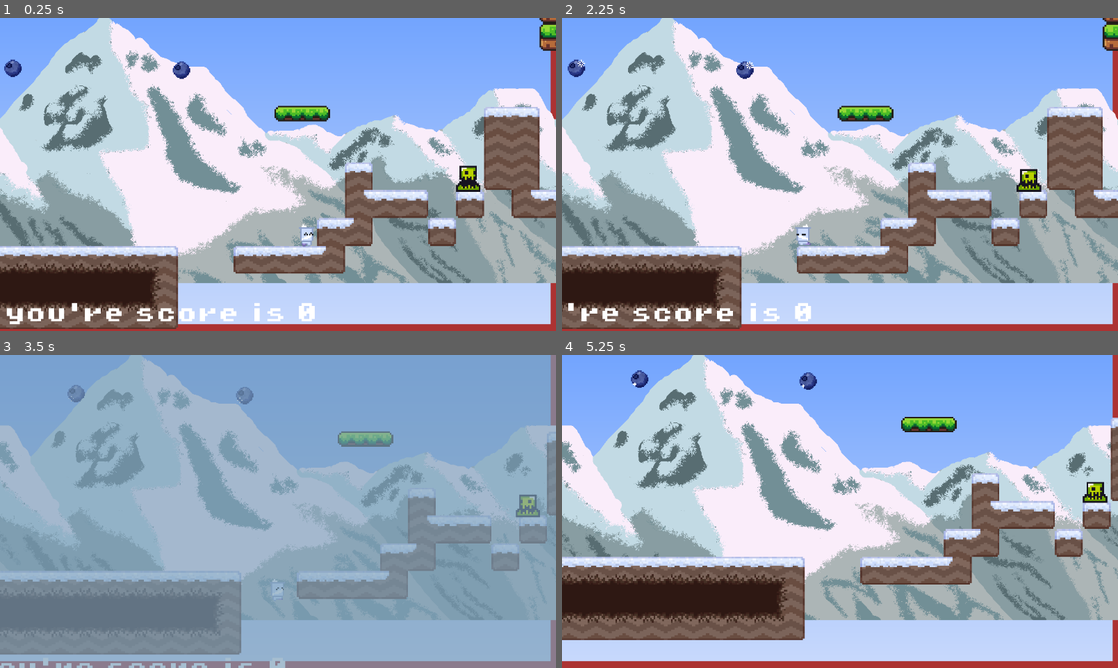
Above: before the commit, frames 1-4 (two rows, left to right).
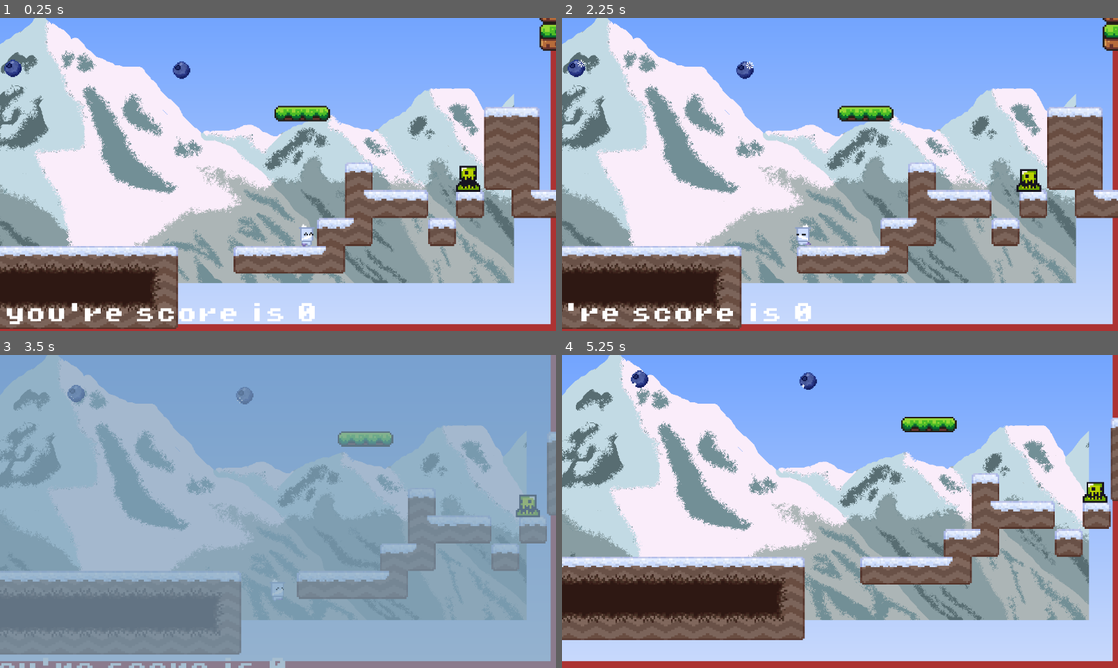
Above: after the commit, the same moments.

Repository: KingKiwiThe3rd/Priff-My-Beloved
Game: Godot game, scene res://scenes/game.tscn
The game is run twice, just before and just after one commit, with the same random seed, the same clock (stepped at 60 frames per second) and the same inputs. The engine's default icon, where the game draws it, is replaced by a stand-in: a white triangle on a blue panel in a dark square.
Inputs:
- Up to frame 1 (0.25 s): no input
- Up to frame 2 (2.25 s): hold Right (Move Right) 0.53-2.03 s; tap Shift (Dash) at 0.6, 2.1 s; tap Space (Jump) at 0.77, 1.52 s; tap F (time_slow) at 1.35 s; hold A (Move Left) from 2.03 s (still down)
- Up to frame 3 (3.5 s): release A (Move Left) at 2.78 s; hold Right (Move Right) from 2.78 s (still down); tap F (time_slow) at 2.85 s; tap Space (Jump) at 3.02 s
- Up to frame 4 (5.25 s): tap Shift (Dash) at 3.6, 5.1 s; tap Space (Jump) at 3.77, 4.52 s; release Right (Move Right) at 4.28 s; hold A (Move Left) 4.28-5.03 s; tap F (time_slow) at 4.35 s; hold Right (Move Right) from 5.03 s (still down)

The runs differ from the first frame. In frame 1, 37% of the frame differs, in the area x 0-100%, y 0-85%; in frame 2, 37%; in frame 3, 17%; in frame 4, 39%.

Commit message:
second push

Diff:
--- a/scenes/parallax_layer_2.gd
+++ b/scenes/parallax_layer_2.gd
@@ -16,7 +16,7 @@
 	sprite.position = Vector2(screen_size.x/camera_zoom/2, screen_size.y /camera_zoom/2)
 
 	# Scroll slower than camera
-	motion_scale = Vector2(0.5, 0)
+	motion_scale = Vector2(0.2, 0)
 
 	# Motion mirroring needs to use the effective width after scaling
 	# Since the sprite is scaled down, we need unscaled mirroring
